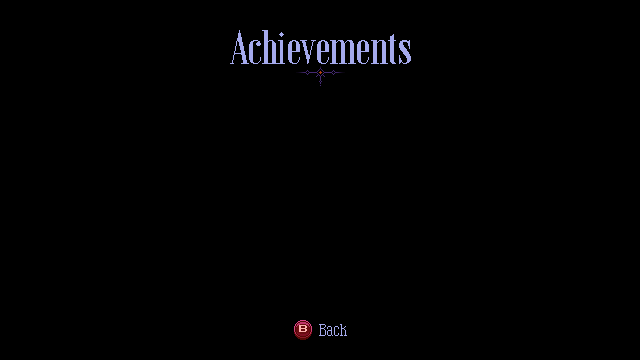
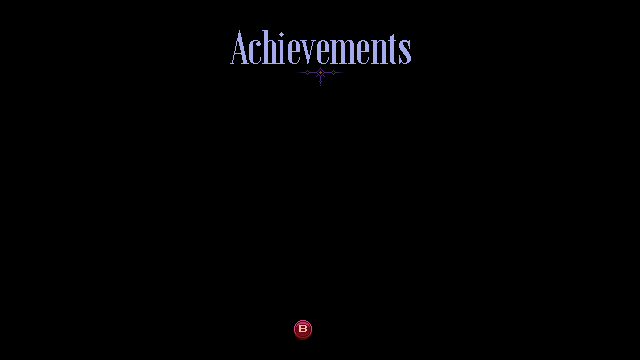
The second 640 × 360 image is a revision of the first. Changes to its layers:
painted on "back_xbox_0" over [319, 324, 347, 336]